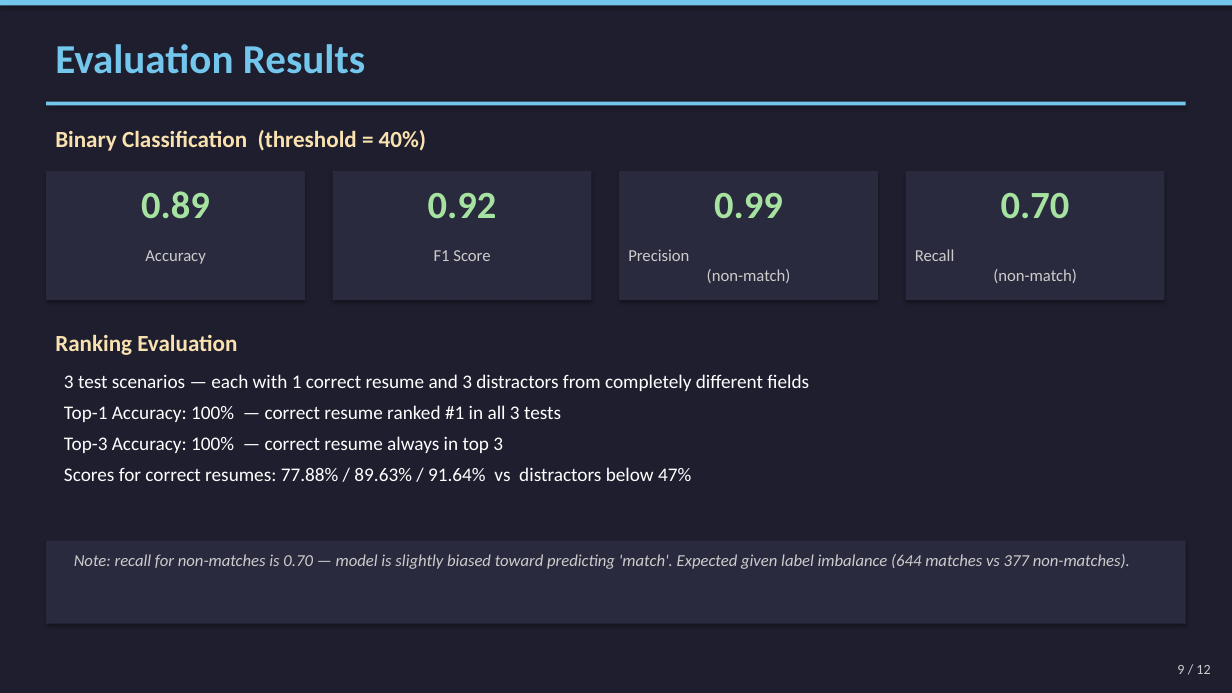
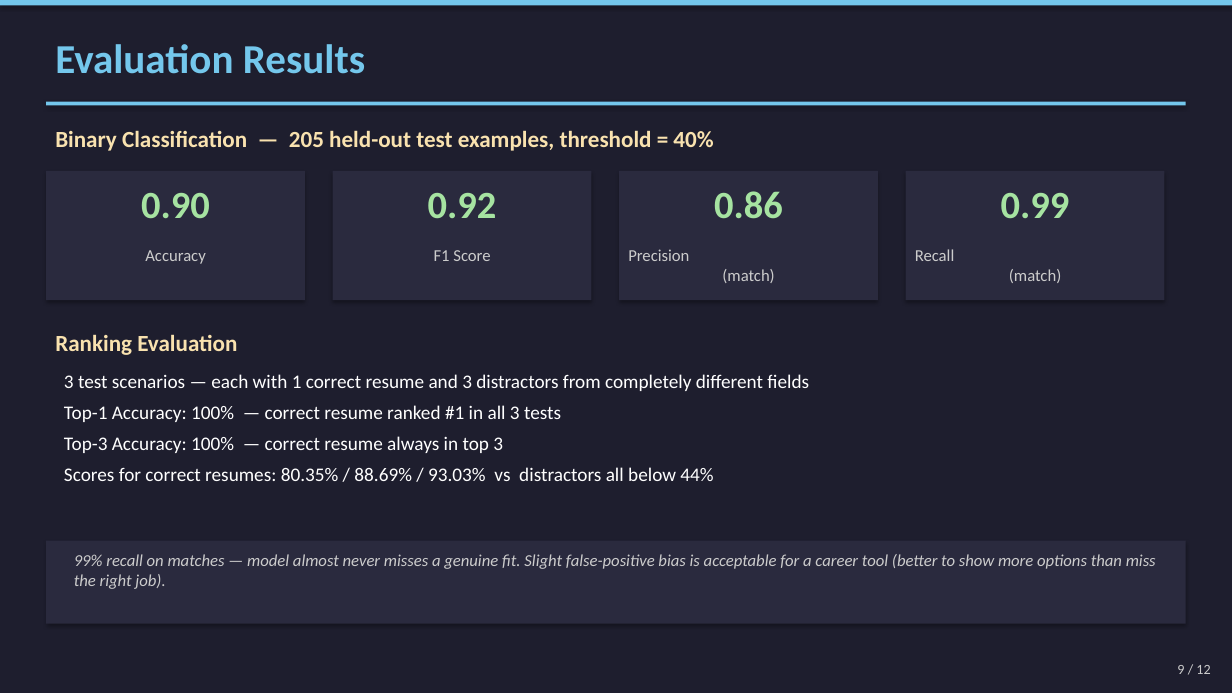
Before and after one commit to siemgls/ai-resume-job-matcher, a slide deck: slide 9 of AI_Resume_Job_Matcher_Presentation.pptx. Drawn at 1232x693 pixels with LibreOffice and Linux fonts; fonts in the diff are those of the drawing. Boxes give left, top, right and bottom in pixels: in the first picture for what was removed or moved away, otherwise in the second. Text is boxed around its words. In the diff, an @@ line names an element or a change of style, - is before the commit and + after.

```diff
--- a/AI_Resume_Job_Matcher_Presentation.pptx
+++ b/AI_Resume_Job_Matcher_Presentation.pptx
@@ text at bbox=[55, 130, 713, 151]: text changed @@
-Binary Classification (threshold = 40%)
+Binary Classification — 205 held-out test examples, threshold = 40%
@@ text at bbox=[141, 193, 210, 219]: text changed @@
-0.89
+0.90
@@ text at bbox=[714, 191, 783, 219]: text changed @@
-0.99
+0.86
@@ text at bbox=[1001, 193, 1070, 219]: text changed @@
-0.70
+0.99
@@ text at bbox=[628, 249, 774, 283]: text changed @@
-Precision
-(non-match)
+Precision
+(match)
@@ text at bbox=[915, 249, 1061, 283]: text changed @@
-Recall
-(non-match)
+Recall
+(match)
@@ text at bbox=[64, 467, 713, 481]: text changed @@
-Scores for correct resumes: 77.88% / 89.63% / 91.64% vs distractors below 47%
+Scores for correct resumes: 80.35% / 88.69% / 93.03% vs distractors all below 44%
@@ text at bbox=[74, 554, 1156, 589]: text changed @@
-Note: recall for non-matches is 0.70 — model is slightly biased toward predicting 'match'. Expected given label imbalance (644 matches vs 377 non-matches).
+99% recall on matches — model almost never misses a genuine fit. Slight false-positive bias is acceptable for a career tool (better to show more options than miss the right job).
```
Also in this commit, not shown: 9 other slides changed, 2 other files.
